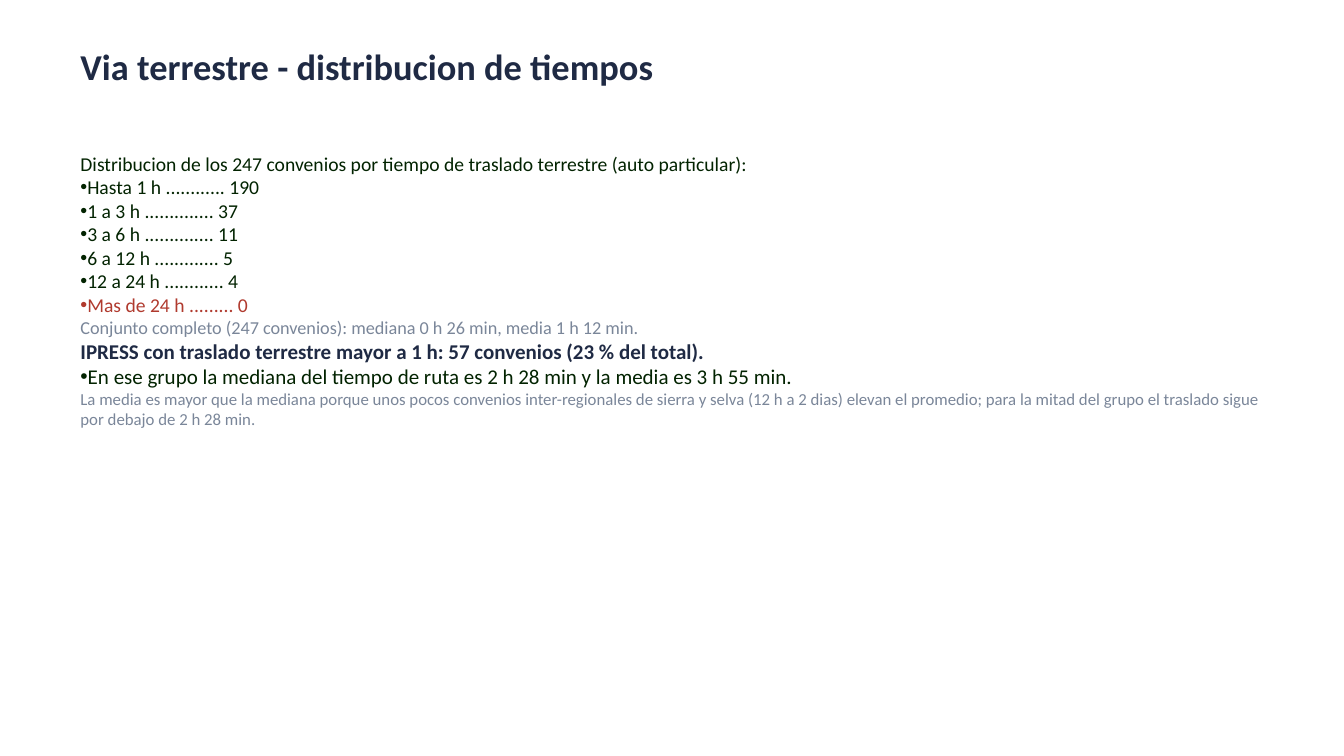
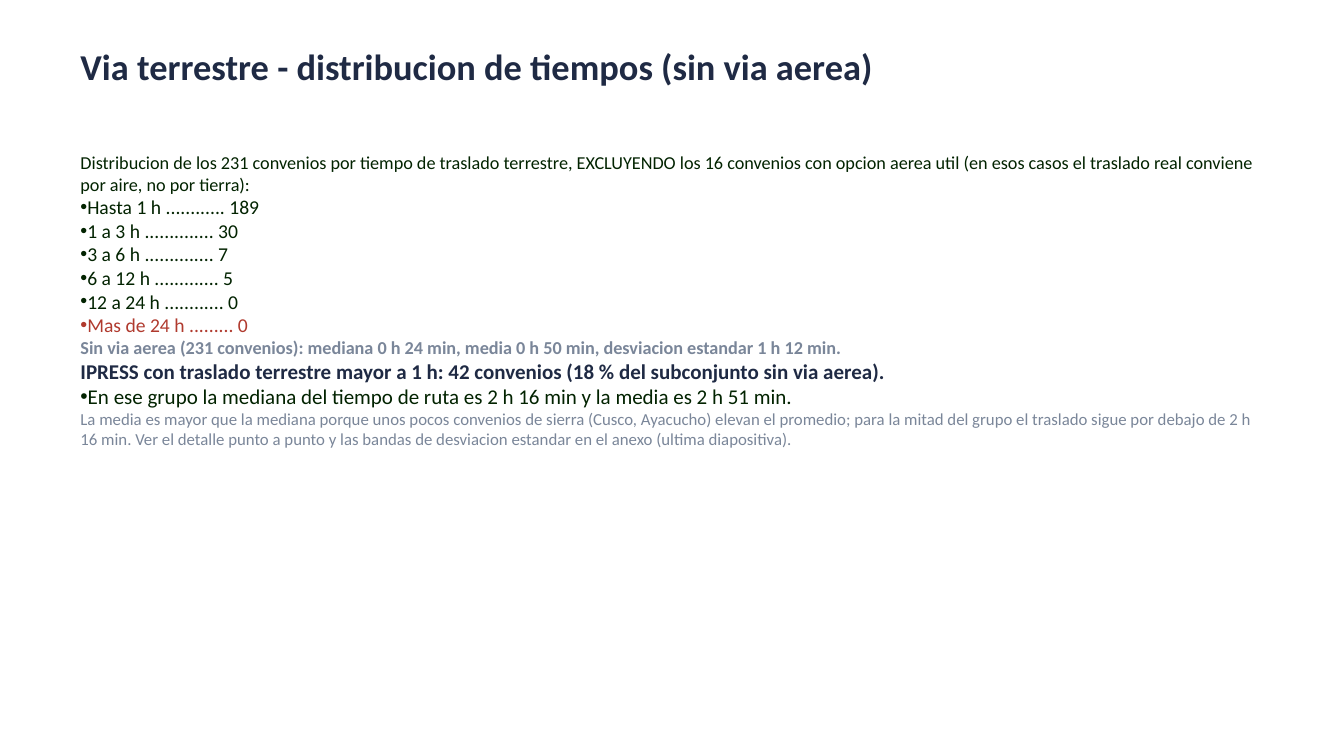
Before and after one commit to rojasarca-code/geolocalizacion-bancos-sangre-diban, a slide deck: slide 3 of datos/Resumen_tiempos_convenios_BS.pptx. Drawn at 1344x756 pixels with LibreOffice and Linux fonts; fonts in the diff are those of the drawing. Boxes give left, top, right and bottom in pixels: in the first picture for what was removed or moved away, otherwise in the second. Text is boxed around its words. In the diff, an @@ line names an element or a change of style, - is before the commit and + after.

```diff
--- a/datos/Resumen_tiempos_convenios_BS.pptx
+++ b/datos/Resumen_tiempos_convenios_BS.pptx
@@ text at <box>80,53,872,86</box>: text changed @@
-Via terrestre - distribucion de tiempos
+Via terrestre - distribucion de tiempos (sin via aerea)
@@ text at <box>80,156,1252,261</box>: text changed; size 14 to 13 pt @@
-Distribucion de los 247 convenios por tiempo de traslado terrestre (auto particular):
-• Hasta 1 h ............ 190
-• 1 a 3 h .............. 37
-• 3 a 6 h .............. 11
+Distribucion de los 231 convenios por tiempo de traslado terrestre, EXCLUYENDO los 16 convenios con opcion aerea util (en esos casos el traslado real conviene por aire, no por tierra):
+• Hasta 1 h ............ 189
+• 1 a 3 h .............. 30
+• 3 a 6 h .............. 7
@@ text at <box>87,295,238,309</box>: text changed @@
-• 12 a 24 h ............ 4
+• 12 a 24 h ............ 0
@@ text at <box>80,341,1251,448</box>: text changed @@
-Conjunto completo (247 convenios): mediana 0 h 26 min, media 1 h 12 min.
-IPRESS con traslado terrestre mayor a 1 h: 57 convenios (23 % del total).
-• En ese grupo la mediana del tiempo de ruta es 2 h 28 min y la media es 3 h 55 min.
-La media es mayor que la mediana porque unos pocos convenios inter-regionales de sierra y selva (12 h a 2 dias) elevan el promedio; para la mitad del grupo el traslado sigue por debajo de 2 h 28 min.
+Sin via aerea (231 convenios): mediana 0 h 24 min, media 0 h 50 min, desviacion estandar 1 h 12 min.
+IPRESS con traslado terrestre mayor a 1 h: 42 convenios (18 % del subconjunto sin via aerea).
+• En ese grupo la mediana del tiempo de ruta es 2 h 16 min y la media es 2 h 51 min.
+La media es mayor que la mediana porque unos pocos convenios de sierra (Cusco, Ayacucho) elevan el promedio; para la mitad del grupo el traslado sigue por debajo de 2 h 16 min. Ver el detalle punto a punto y las bandas de desviacion estandar en el anexo (ultima diapositiva).
```
Also in this commit, not shown: 1 slide added.
